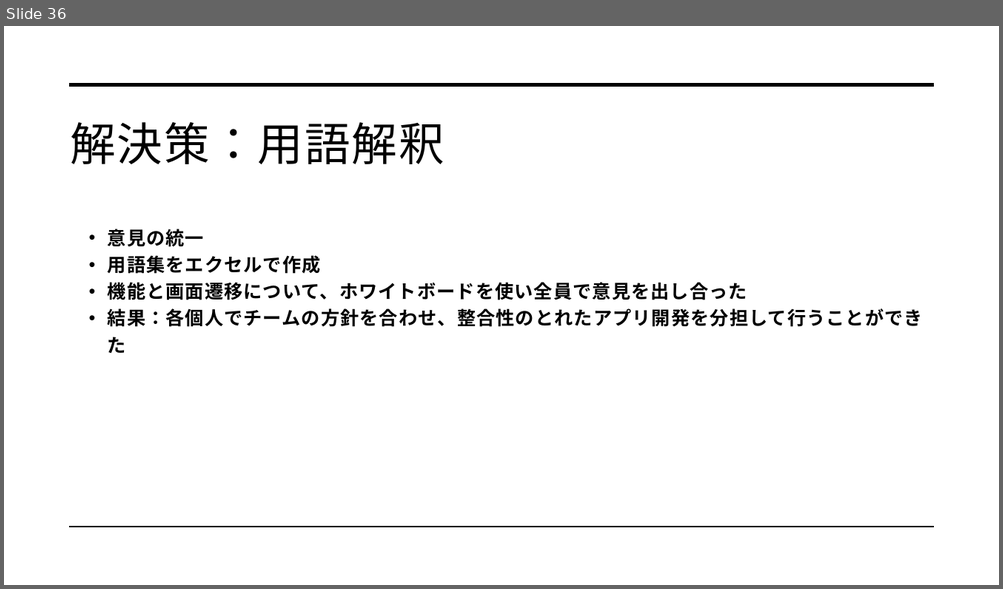
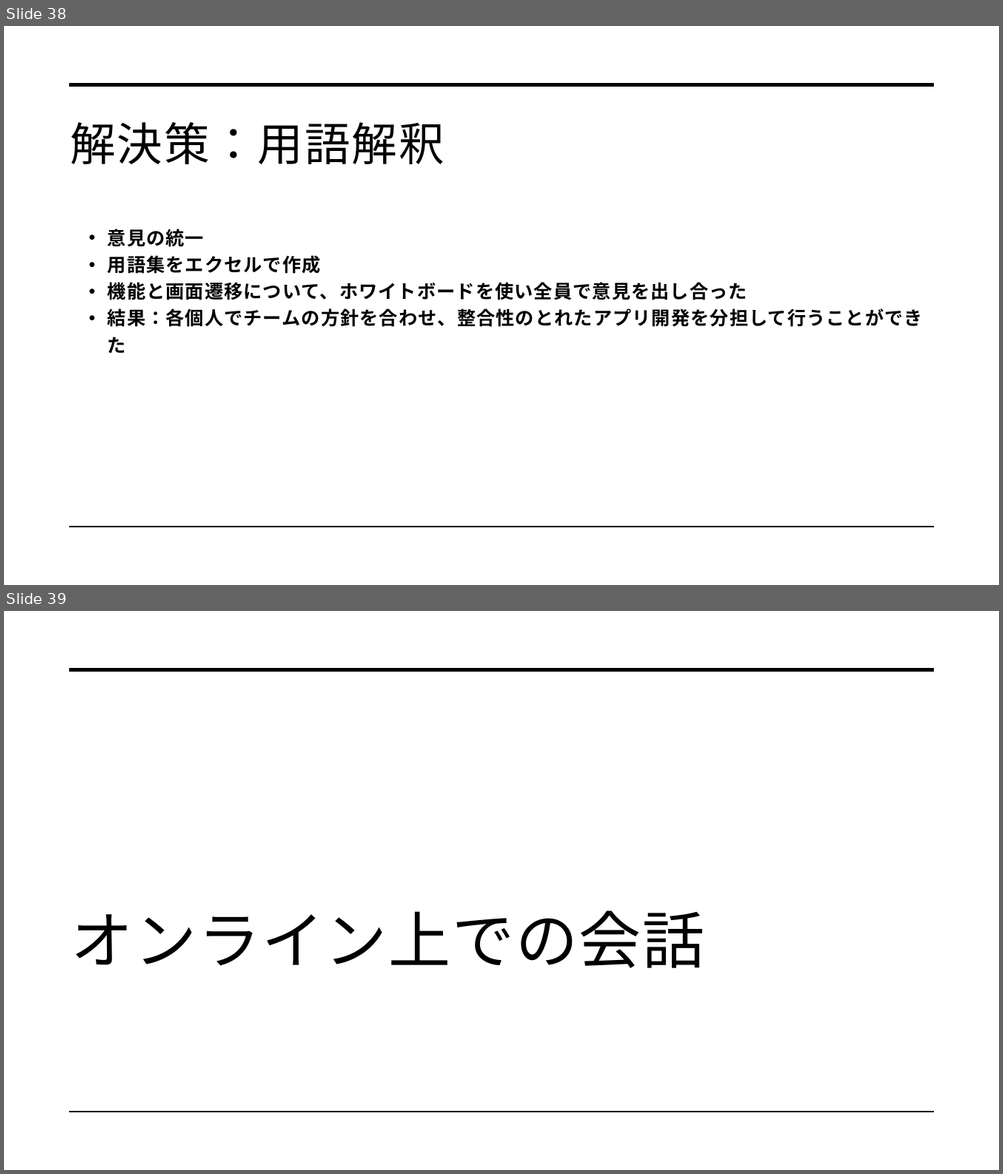
Before and after one commit to dojo2022/C-3, a slide deck: C-3_配布資料/0630_C3_発表資料.pptx. Shown one above the other, each under a label of ours: slide 36 before the commit, slides 38 and 39 after it. The pictures are 1003x589 and 1003x1174 pixels, drawn with LibreOffice and Linux fonts; fonts in the diff are those of the drawing. Boxes give left, top, right and bottom in pixels: in the first picture for what was removed or moved away, otherwise in the second. Text is boxed around its words. In the diff, an @@ line names an element or a change of style, - is before the commit and + after.

Commit message:
スライド途中

```diff
--- a/C-3_配布資料/0630_C3_発表資料.pptx
+++ b/C-3_配布資料/0630_C3_発表資料.pptx
@@ slide 39 added at <box>4,611,999,1170</box>, background #FFFFFF; not listed: 2 template elements that a slide beside it also shows @@
@@ title added at <box>71,911,705,968</box>, 60 pt, text #000000 @@
+オンライン上での会話
@@ what was slide 36 is now slide 38 @@
```
Also in this commit, not shown: 2 slides changed, 6 other slides added, 2 slides removed.
